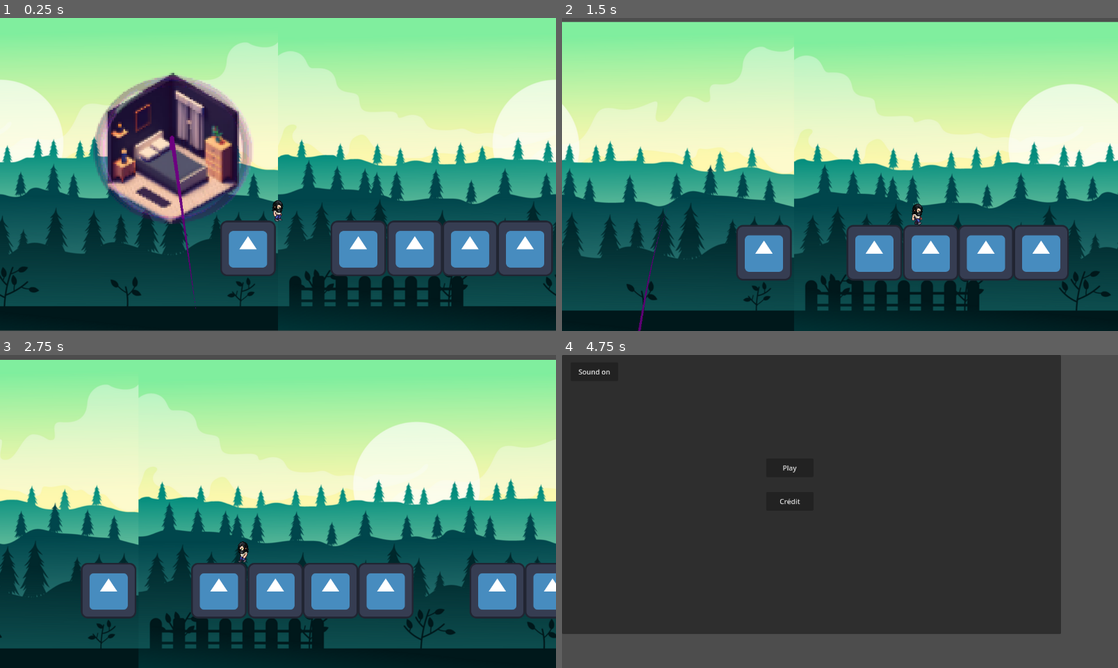
Above: before the commit, frames 1-4 (two rows, left to right).
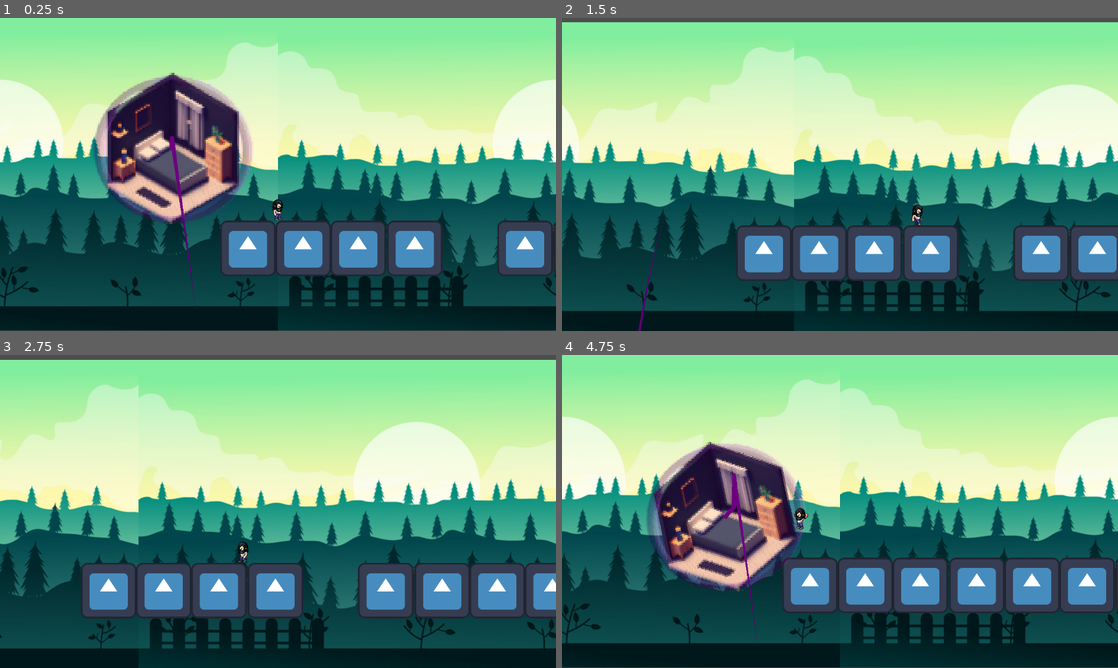
Above: after the commit, the same moments.

Repository: Narrop/Jame-Gam-17
Game: Godot game, scene res://Scenes/Levels/Level1.tscn
Same seed, same stepped clock (60 frames per second), same inputs: the game is played once before the commit and once after it. The engine's default icon, where the game draws it, is replaced by a stand-in: a white triangle on a blue panel in a dark square.
Inputs:
- Up to frame 1 (0.25 s): no input
- Up to frame 2 (1.5 s): tap Enter (ui_accept) at 0.5, 0.77 s; hold Right (ui_right) from 0.53 s (still down)
- Up to frame 3 (2.75 s): tap Enter (ui_accept) at 1.52 s; release Right (ui_right) at 2.03 s; hold Left (ui_left) from 2.03 s (still down)
- Up to frame 4 (4.75 s): release Left (ui_left) at 2.78 s; hold Right (ui_right) 2.78-4.28 s; tap Enter (ui_accept) at 3.02, 3.77, 4.52 s; tap R (level_reset, bound only after the commit) at 4.15 s; hold Left (ui_left) from 4.28 s (still down)

The runs differ from the first frame. In frame 1, 3.6% of the frame differs, in the area x 48-100%, y 57-83%; in frame 2, 6.4%; in frame 3, 5.2%; in frame 4, 97%, in the area x 0-100%, y 0-100%.

Commit message:
fix: restart auto after death and special key to restart

Diff:
--- a/Scenes/Actors/Player.gd
+++ b/Scenes/Actors/Player.gd
@@ -10,6 +10,10 @@
 @onready var sprite = $AnimatedSprite2D
 
 func _physics_process(delta):
+
+	# Handle Reste
+	if Input.is_action_just_pressed("level_reset"):
+		get_tree().reload_current_scene()
 
 	# Handle Jump.
 	if Input.is_action_just_pressed("ui_accept") and is_on_floor():
@@ -41,6 +45,6 @@
 
 	# Loose if falling
 	if position.y >= 0:
-		get_tree().change_scene_to_file("res://Scenes/menu/Menu.tscn")
+		get_tree().reload_current_scene()
 
 	move_and_slide()
--- a/Scenes/Levels/SpawnGround.gd
+++ b/Scenes/Levels/SpawnGround.gd
@@ -4,6 +4,8 @@
 
 @onready var spawn_position = get_parent().global_position
 @onready var player = get_parent().get_node("Player")
+
+var first = true
 
 var rng = RandomNumberGenerator.new()
 var scenesList = [
@@ -21,7 +23,13 @@
 
 func spawn_ground():
 	# Randomly choose a ground type and instanciante it
-	var random_ground = scenesList[rng.randi_range(0, scenesList.size() - 1)]
+	var random_ground
+	if first:
+		random_ground = scenesList[0]
+		first = false
+	else:
+		random_ground = scenesList[rng.randi_range(0, scenesList.size() - 1)]
+
 	var spawn_ground_instance = random_ground.instantiate()
 	add_child(spawn_ground_instance)
 	spawn_ground_instance.position.x = spawn_position.x
--- a/project.godot
+++ b/project.godot
@@ -20,6 +20,14 @@
 window/size/viewport_width=1280
 window/size/viewport_height=720
 
+[input]
+
+level_reset={
+"deadzone": 0.5,
+"events": [Object(InputEventKey,"resource_local_to_scene":false,"resource_name":"","device":-1,"window_id":0,"alt_pressed":false,"shift_pressed":false,"ctrl_pressed":false,"meta_pressed":false,"pressed":false,"keycode":0,"physical_keycode":82,"key_label":0,"unicode":114,"echo":false,"script":null)
+]
+}
+
 [rendering]
 
 textures/canvas_textures/default_texture_filter=0
